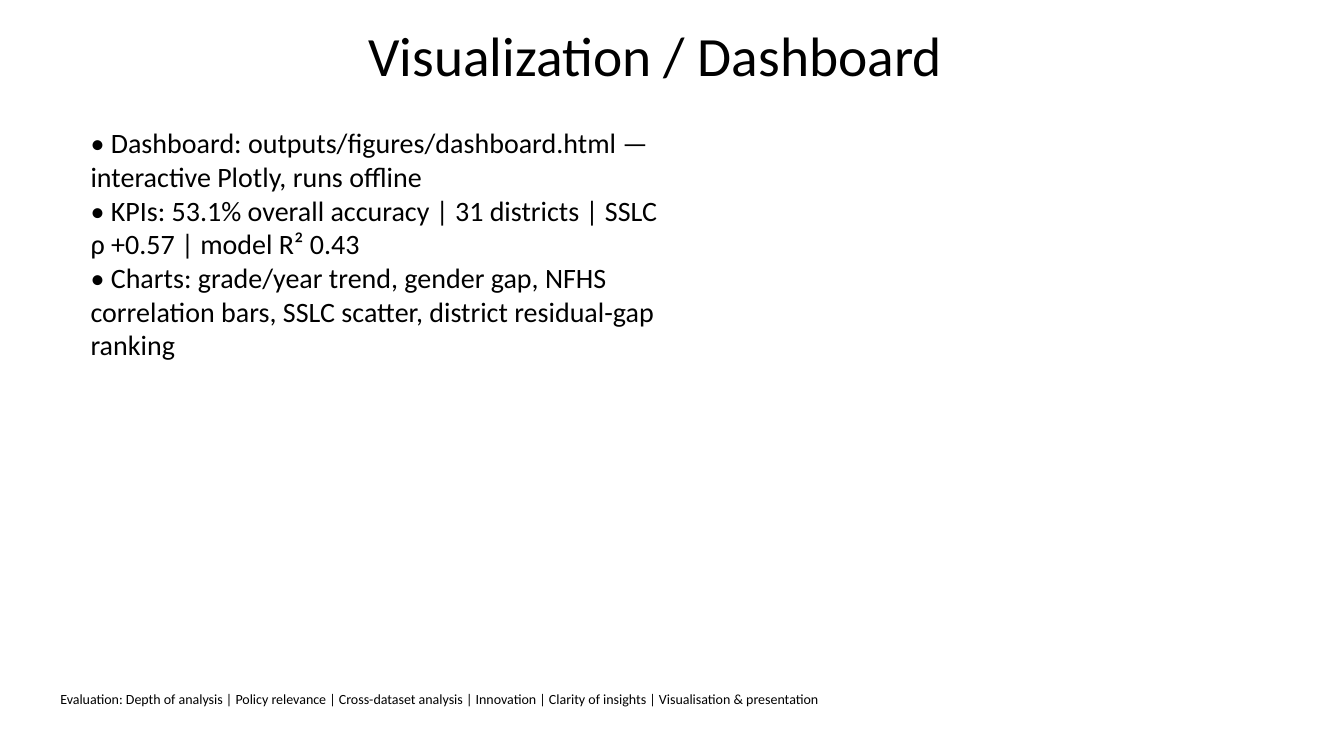
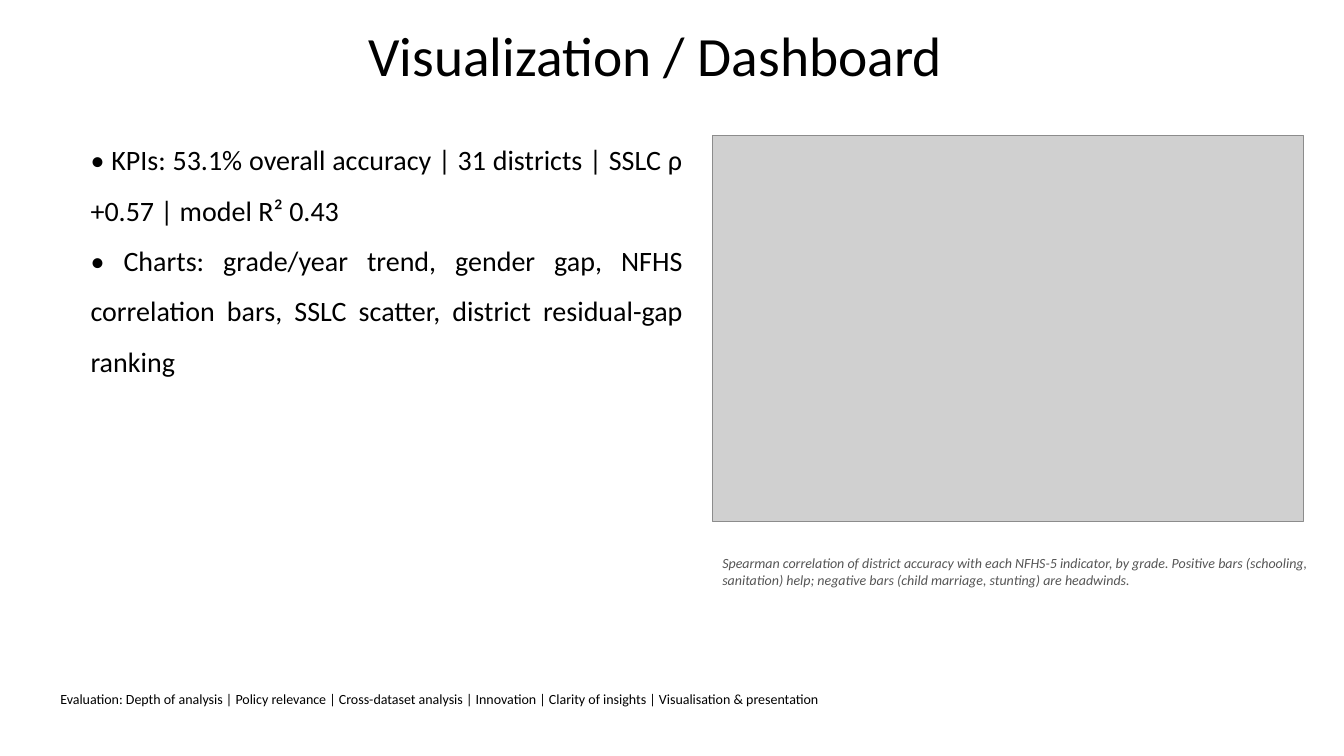
Before and after one commit to shreyassks/EduMiners, a slide deck: slide 8 of slides.pptx. Drawn at 1344x756 pixels with LibreOffice and Linux fonts; fonts in the diff are those of the drawing; grey boxes stand for pictures. Boxes give left, top, right and bottom in pixels: in the first picture for what was removed or moved away, otherwise in the second. Text is boxed around its words. In the diff, an @@ line names an element or a change of style, - is before the commit and + after.

```diff
--- a/slides.pptx
+++ b/slides.pptx
@@ text "• KPIs: 53.1% overall accuracy ..." at <box>91,150,682,377</box>: alignment left to justified; line spacing 1 to 1.5 @@
@@ text at <box>91,133,616,192</box>: paragraph removed @@
-• Dashboard: outputs/figures/dashboard.html — interactive Plotly, runs offline
@@ picture added at <box>713,136,1304,522</box> @@
@@ text added at <box>722,558,1307,588</box>, 10 pt, text #555555, italic @@
+Spearman correlation of district accuracy with each NFHS-5 indicator, by grade. Positive bars (schooling, sanitation) help; negative bars (child marriage, stunting) are headwinds.
```
Also in this commit, not shown: 10 other slides changed.
